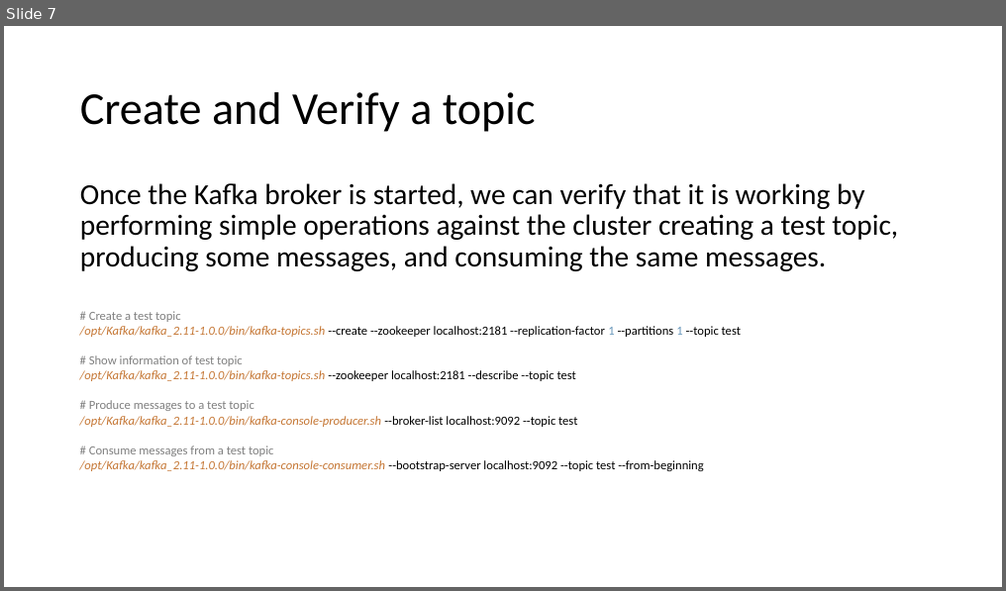
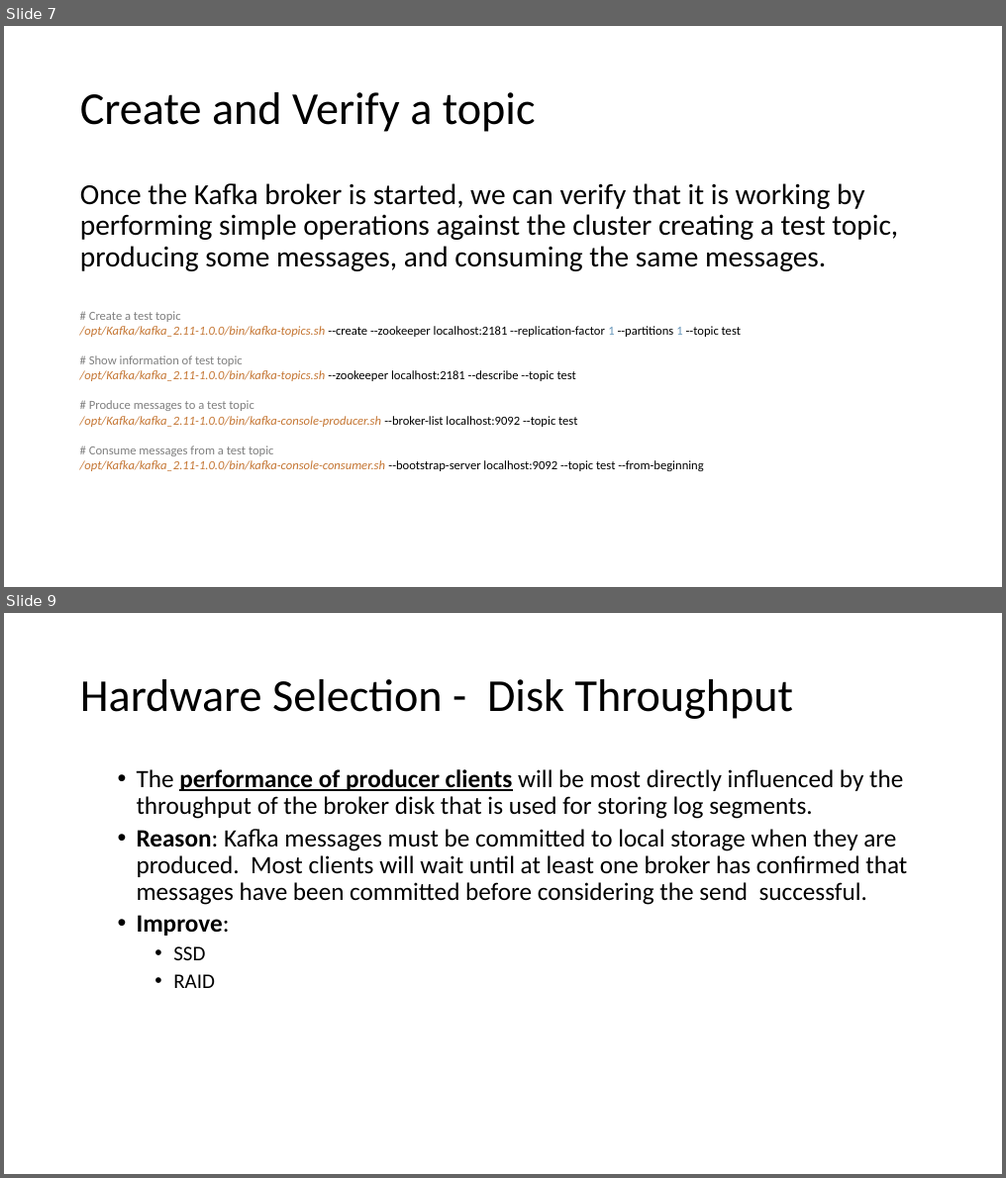
Before and after one commit to nobody-hub/friday-learn, a slide deck: docs/kafka/Kafka_The_Definitive_Guide/Chapter_2_Installing_Kafka.pptx. Shown one above the other, each under a label of ours: slide 7 before the commit, slides 7 and 9 after it; the slides between them are not shown. The pictures are 1006x591 and 1006x1178 pixels, drawn with LibreOffice and Linux fonts; fonts in the diff are those of the drawing. Boxes give left, top, right and bottom in pixels: in the first picture for what was removed or moved away, otherwise in the second. Text is boxed around its words. In the diff, an @@ line names an element or a change of style, - is before the commit and + after.

```diff
--- a/docs/kafka/Kafka_The_Definitive_Guide/Chapter_2_Installing_Kafka.pptx
+++ b/docs/kafka/Kafka_The_Definitive_Guide/Chapter_2_Installing_Kafka.pptx
@@ slide 9 added at box(4, 613, 1002, 1174), background #FFFFFF @@
@@ title added at box(80, 679, 794, 719), 44 pt, text #000000 @@
+Hardware Selection - Disk Throughput
@@ text added at box(137, 769, 907, 988), 24 pt, text #000000 @@
+  • The performance of producer clients will be most directly influenced by the throughput of the broker disk that is used for storing log segments.
+  • Reason: Kafka messages must be committed to local storage when they are produced. Most clients will wait until at least one broker has confirmed that messages have been committed before considering the send successful.
+  • Improve:
+    • SSD
+    • RAID
```
Also in this commit, not shown: 2 slides changed, 4 other slides added, 2 slides removed.
